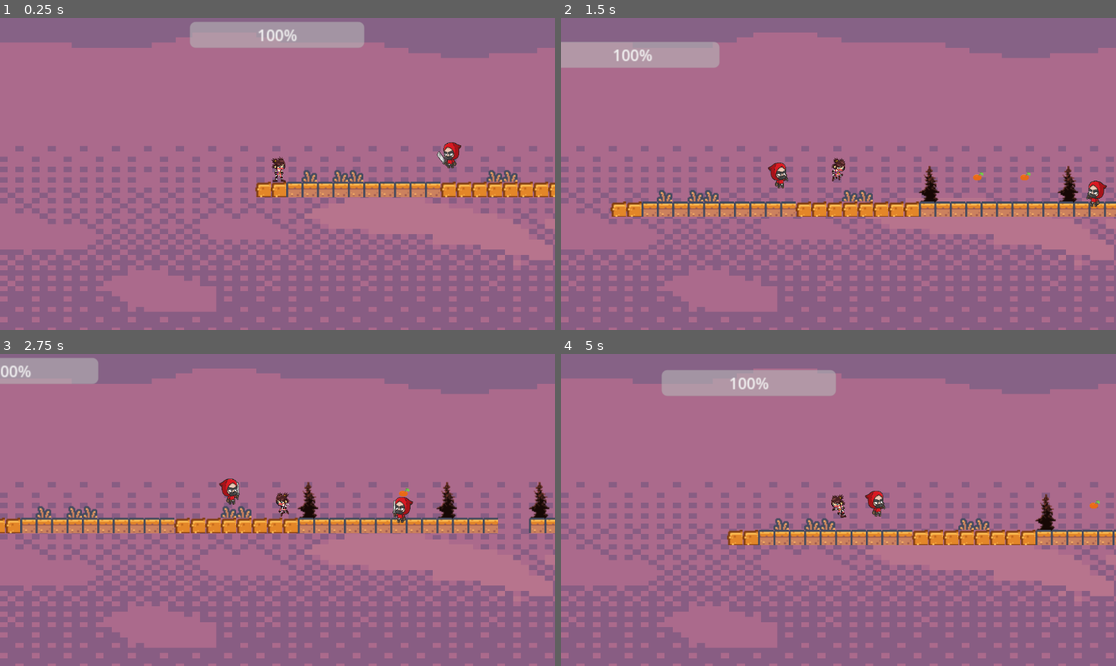
Above: before the commit, frames 1-4 (two rows, left to right).
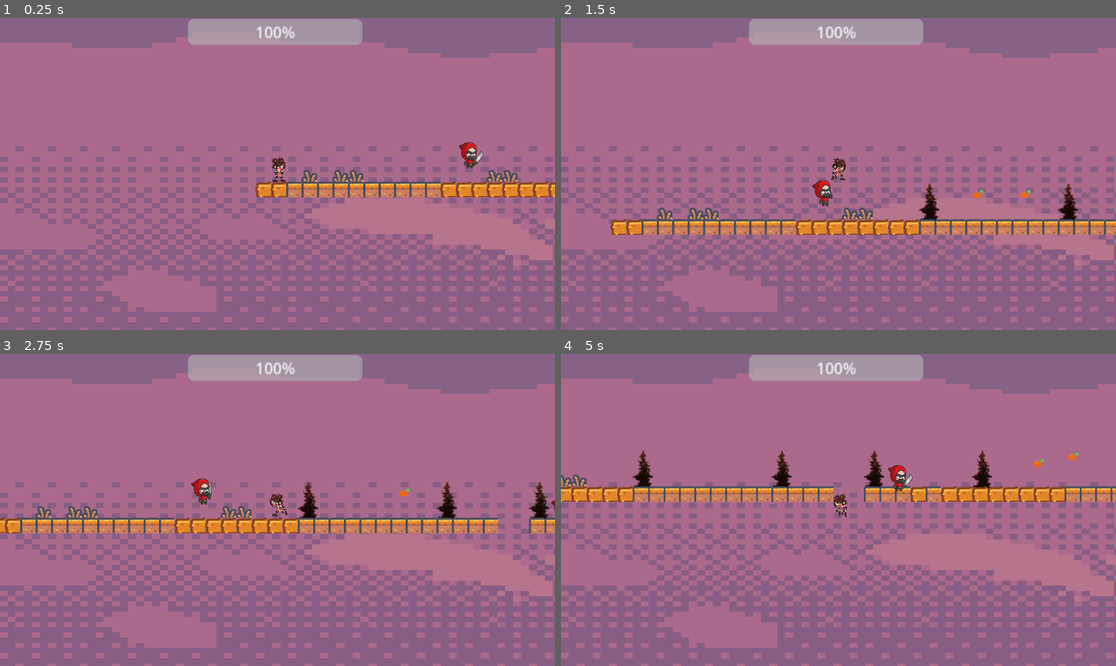
Above: after the commit, the same moments.

Repository: praman81-commits/My-game
Game: Godot game, scene res://world.tscn
Same seed, same stepped clock (60 frames per second), same inputs: the game is played once before the commit and once after it.
Inputs:
- Up to frame 1 (0.25 s): no input
- Up to frame 2 (1.5 s): tap Enter (ui_accept) at 0.5, 0.8, 1.35 s; hold Right (ui_right) from 0.53 s (still down); tap R (run) at 0.6 s; tap W (jump) at 0.77, 1.07 s
- Up to frame 3 (2.75 s): tap W (jump) at 1.52, 1.55, 1.82, 2.1 s; release Right (ui_right) at 2.03 s; hold Left (ui_left) from 2.03 s (still down); tap Z (jumpattack) at 2.3 s
- Up to frame 4 (5 s): release Left (ui_left) at 2.78 s; hold Right (ui_right) 2.78-4.28 s; tap Z (jumpattack) at 2.85 s; tap W (jump) at 3.02, 3.32, 3.77, 4.07, 4.52, 4.55, 4.82 s; tap R (run) at 3.05, 3.6 s; tap Enter (ui_accept) at 3.8, 4.35 s; hold Left (ui_left) from 4.28 s (still down)

The runs differ from the first frame. In frame 1, 1.3% of the frame differs, in the area x 33-88%, y 0-49%; in frame 2, 16%, in the area x 0-100%, y 0-70%; in frame 3, 4.9%; in frame 4, 14%.
Error after the commit: Parse Error: Could not find base class "area2d". (res://enemy.gd:1)

Commit message:
platformer game health bar
worked on the health bar and fixing the enemy

Diff:
--- a/platformer-game/new-game-project/cherry.gd
+++ b/platformer-game/new-game-project/cherry.gd
@@ -2,7 +2,8 @@
 
 
 
-
-
-func _on_body_entered(body: Node2D) -> void:
-	queue_free()
+func _on_body_entered(body):
+	# Check if the object touching the cherry is the player
+	if body.has_method("heal"):
+		body.heal(1)     # Add 1 health point
+		queue_free()    # Delete the cherry after collection
--- a/platformer-game/new-game-project/enemy.gd
+++ b/platformer-game/new-game-project/enemy.gd
@@ -1,23 +1,55 @@
-extends Area2D
+extends area2d
+
+# --- CONFIGURATION ---
+const SPEED = 80.0
+const ATTACK_RANGE = 35.0 # Distance to stop and attack
+
+var gravity = ProjectSettings.get_setting("physics/2d/default_gravity")
+var is_attacking: bool = false
+
+@onready var animator = $AnimatedSprite2D # Or $AnimationPlayer if using that
+@onready var player = get_parent().get_node_or_null("player") # Make sure path matches scene tree
 
 
-@export var flip_time = 1
-@export var direction: int = -1
+func _physics_process(delta):
+	# Apply gravity
+	if not is_on_floor():
+		velocity.y += gravity * delta
 
-func _ready():
-	pass
+	if player and not is_attacking:
+		# Calculate distance to player
+		var distance_to_player = global_position.distance_to(player.global_position)
+		var direction = (player.global_position.x - global_position.x)
 
-func _process(delta):
-	translate(Vector2.RIGHT * direction)
-	$AnimatedSprite2D.flip_h = direction < 0
+		# Flip sprite to face player
+		if direction != 0:
+			animator.flip_h = direction < 0
 
-func _on_timer_timeout() -> void:
-	direction *= -1
-	$Timer.wait_time = flip_time
+		# Check if within attack range
+		if distance_to_player <= ATTACK_RANGE:
+			velocity.x = 0
+			attack()
+		else:
+			# Walk toward player
+			velocity.x = sign(direction) * SPEED
+			animator.play("walk") # Replace "walk" with your enemy walk animation name
+	else:
+		velocity.x = 0
 
-func _on_body_entered(body: Node2D) -> void:
-	if body.name == "player":
-		print("Player hit!")
-		direction *= -1 # Turns the enemy around immediately!
-		if body.has_method("take_damage"):
-			body.take_damage(1)
+	move_and_slide()
+
+
+func attack():
+	is_attacking = true
+	velocity.x = 0
+	animator.play("attack") # Replace "attack" with your enemy attack animation name
+
+	# Trigger damage call to player
+	if player and player.has_method("take_damage"):
+		player.take_damage(1)
+
+
+# Connect this from your AnimatedSprite2D / AnimationPlayer signal: animation_finished
+func _on_animated_sprite_2d_animation_finished():
+	if animator.animation == "attack":
+		is_attacking = false # Allow movement again after attack finishes
--- a/platformer-game/new-game-project/player.gd
+++ b/platformer-game/new-game-project/player.gd
@@ -5,7 +5,7 @@
 const JUMP_VELOCITY = -350.0
 const ACCELERATION = 20.0
 
-# State Machine (Idle, Run, Jump, Attack)
+# State Machine
 enum State { IDLE, RUNNING, JUMP, ATTACK }
 var anim_state = State.IDLE
 
@@ -15,73 +15,54 @@
 # --- NODE REFERENCES ---
 @onready var animator = $AnimatedSprite2D
 @onready var animation_player = $AnimationPlayer
-@onready var health_bar = $"../CanvasLayer/ProgressBar2"
+@onready var health_bar = $ProgressBar2
 
-# Get gravity setting
+# Get gravity setting from project defaults
 var gravity = ProjectSettings.get_setting("physics/2d/default_gravity")
 
 
+func _ready():
+	if health_bar:
+		health_bar.max_value = max_health
+		health_bar.value = health
+
+
 func _physics_process(delta):
-	# 1. Apply Gravity
+	# Apply gravity
 	if not is_on_floor():
 		velocity.y += gravity * delta
 
-	# 2. Get Input Direction (-1, 0, or 1)
+	# Handle Jump
+	if Input.is_action_just_pressed("ui_accept") and is_on_floor():
+		velocity.y = JUMP_VELOCITY
+
+	# Handle Movement
 	var direction = Input.get_axis("ui_left", "ui_right")
-
-	# 3. Handle Attack Input
-	if Input.is_action_just_pressed("jumpattack") and anim_state != State.ATTACK:
-		anim_state = State.ATTACK
-
-	# 4. Movement Logic (Update non-attack states)
-	if anim_state != State.ATTACK:
-		if is_on_floor():
-			if Input.is_action_just_pressed("ui_accept"):
-				velocity.y = JUMP_VELOCITY
-				anim_state = State.JUMP
-			elif direction != 0:
-				anim_state = State.RUNNING
-			else:
-				anim_state = State.IDLE
-		else:
-			anim_state = State.JUMP
-
-	# 5. Apply Horizontal Velocity (Allowed during ALL states including ATTACK)
 	if direction != 0:
 		velocity.x = move_toward(velocity.x, direction * SPEED, ACCELERATION)
 	else:
-		velocity.x = move_toward(velocity.x, 0, SPEED)
+		velocity.x = move_toward(velocity.x, 0, ACCELERATION)
 
-	# 6. Move Node
 	move_and_slide()
-
-	# 7. Update Sprite Visuals & Animations
 	update_animation(direction)
 
 
 func update_animation(direction):
-	# Flip sprite direction based on movement input
-	if direction > 0:
-		animator.flip_h = false
-	elif direction < 0:
-		animator.flip_h = true
-
-	# Play matching track in AnimationPlayer
-	match anim_state:
-		State.IDLE:
-			animation_player.play("idle")
-		State.RUNNING:
-			animation_player.play("run")
-		State.JUMP:
-			animation_player.play("jump")
-		State.ATTACK:
-			animation_player.play("jump attack")
+	if not is_on_floor():
+		anim_state = State.JUMP
+		animator.play("jump")
+	elif direction != 0:
+		animator.flip_h = direction < 0
+		anim_state = State.RUNNING
+		animator.play("run")
+	else:
+		anim_state = State.IDLE
+		animator.play("idle")
 
 
-# Signal: Connected from AnimationPlayer -> animation_finished
+# --- ANIMATION CALLBACK ---
 func _on_animation_player_animation_finished(anim_name):
-	if anim_name == "jump attack":
-		# Reset state based on whether player is moving or standing still
+	if anim_name == "jump_attack":
 		var direction = Input.get_axis("ui_left", "ui_right")
 		if direction != 0:
 			anim_state = State.RUNNING
@@ -89,16 +70,26 @@
 			anim_state = State.IDLE
 
 
+# --- DAMAGE & HEALTH SYSTEM ---
 func take_damage(amount: int = 1) -> void:
 	health -= amount
 	print("Player took damage! Current health: ", health)
-
 	velocity.y = -150
 
-	# Update the progress bar UI
 	if health_bar:
 		health_bar.value = health
 
 	if health <= 0:
 		print("Player Died!")
-		get_tree().reload_current_scene()
+		# Fixes the CollisionObject physics error by deferring scene reload
+		get_tree().call_deferred("reload_current_scene")
+
+
+# --- HEALING SYSTEM ---
+func heal(amount: int = 1) -> void:
+	health = min(health + amount, max_health)
+
+	if health_bar:
+		health_bar.value = health
+
+	print("Player healed! Current health: ", health)
--- a/platformer-game/new-game-project/world.tscn
+++ b/platformer-game/new-game-project/world.tscn
@@ -892,15 +892,6 @@
 [node name="world" type="Node2D"]
 metadata/_edit_vertical_guides_ = [-464.0]
 
-[node name="ProgressBar2" type="ProgressBar" parent="."]
-offset_left = -126.0
-offset_right = 55.0
-offset_bottom = 27.0
-max_value = 3.0
-value = 3.0
-
-[node name="CanvasLayer" type="CanvasLayer" parent="ProgressBar2"]
-
 [node name="TileMapLayer2" type="TileMapLayer" parent="."]
 position = Vector2(-704, -88)
 tile_map_data = PackedByteArray("AABFABAAAwAAAAAAAAA8AA0ABQABAAcAAAA8AA4ABQABAAgAAAA9AA0ABQACAAcAAAA9AA8ABQACAAkAAABFAA …(896 unchanged characters)…
@@ -933,6 +924,16 @@
 position = Vector2(4, 4)
 zoom = Vector2(2, 2)
 
+[node name="ProgressBar2" type="ProgressBar" parent="player"]
+offset_left = -89.0
+offset_top = -157.0
+offset_right = 92.0
+offset_bottom = -130.0
+max_value = 3.0
+value = 3.0
+
+[node name="CanvasLayer" type="CanvasLayer" parent="player/ProgressBar2"]
+
 [node name="AnimationPlayer" type="AnimationPlayer" parent="."]
 libraries = {
 &"": SubResource("AnimationLibrary_ioo17")
